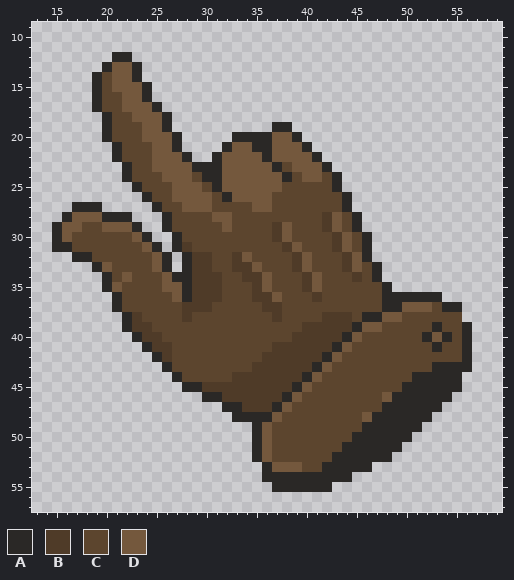
File history of a pixel-art sprite, Assets/Cursor_glove.png. Above, as it was before the edit.
Shown: x 13..59, y 9..57.
Palette (. is transparent): A #2a2826  B #4f3b28  C #5c452e  D #74583d
Pixels before, first column x 15:
12 ......AA..................................
13 .....ADDA.................................
14 ....ACDDA.................................
15 ....ACDDDA................................
16 ....ACCDDA................................
17 ....ACCDDDA...............................
18 .....ACCDDDA..............................
19 .....ACCCDDA..........AA..................
20 .....ACCCDDDA.....AAAADDA.................
21 ......ACCCDDA....ADDAADDDA................
22 ......ACCCDDDA..ADDDDADDDDA...............
23 .......ACCDDDDAAADDDDDACDDDA..............
24 .......ACCCDDDCAADDDDDDACDDCA.............
25 ........ACCCDDDCADDDDDDCCCCCA.............
26 .........ACCDDDDCADDDDCCCCCCCA............
27 ..AAA.....ACCDDDCCCCDDCCCCCCCA............
28 .ADDDAAA...ACCCCDDCCCCCCCCCBDCA...........
29 ADDCCDDDA..ACCCCCDCCCCBDCCCBDCA...........
30 ADCCCCCCDA..ACCCCCCCCCBDCCCCBDCA..........
31 AACCCCCCCDA.ABCCCCCCCCCBDCCCBDCA..........
32 ..AACCCCCCDA.ABBCCBDCCCCBDCCCBDA..........
33 ....ADCCCCDA.ABBCCBBDCCCBDCCCBDCA.........
34 .....ACDCCCDAABBBCCBBDCCCBDCCCBCA.........
35 .....ADCCCCDDABBBCCCBDCCCBDCCCCCCA........
36 ......ACCCCCDABBBCCCBBDCCCBCCCCCCAAAAAA...
37 ......ACCCCCCBBBCCCCCBBCCCCCCCCCCAADDDCAA.
38 .......ABCCCCBCCCCCCCCBCCCCBBBCAADDCCCCCC.
39 .......ABBCCCCCCCCCCCCCCCBBBBBADDCCCCCACCA
40 ........ABBCCCCCCCCCCCCCBBBBBADCCCCCCADACA
41 .........ABBCCCCCCCCCCBBBBBBADCCCCCCCCACCA
42 ..........ABCCCCCCCCCBBBBBBADCCCCCCCCCCCCA
43 ...........ACCCCCCCCBBBBBBADCCCCCCCCCCAAAA
44 ............ACCCCCBBBBBBBADCCCCCCCCCAAAAA.
45 .............AABBBBBBBBBADCCCCCCCCCAAAAAA.
46 ...............AABBBBBBADCCCCCCCCDAAAAAA..
47 .................AABBBADCCCCCCCCCAAAAAA...
48 ..................AAAADCCCCCCCCDAAAAAA....
49 ....................ADCCCCCCCCCAAAAAA.....
50 ....................ADCCCCCCCCAAAAAA......
51 ....................ADCCCCCCCAAAAAA.......
52 ....................ADCCCCCCAAAAAA........
53 .....................ADDDCCAAAAA..........
54 .....................AAAAAAAAA............
55 ......................AAAAAA..............
After the commit:
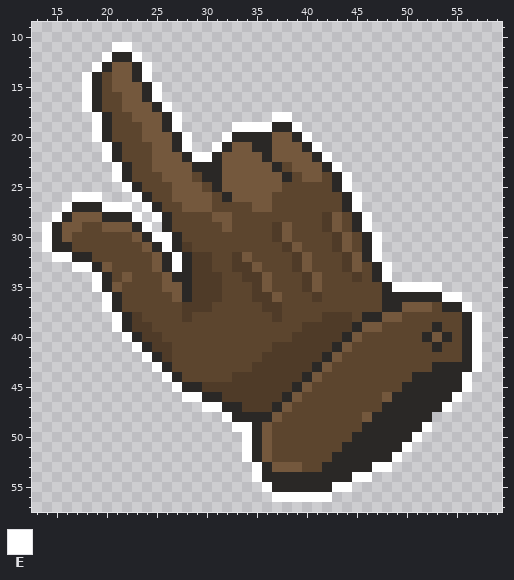
Colours new in this view: E #ffffff
From old to new:
file 64x64 -> 256x256 pixels (blocks of 1x1 -> 4x4; one block is one cell here)
There is now colour A in row 38 at x 56.
There is now colour E in row 11 at x 21 to 22; in row 12 at x 20 and 23; in row 13 at x 19 and 24; in row 14 at x 18 and 24; in rows 15 to 16 at x 18 and 25; in row 17 at x 18 and 26.
There is now colour E in row 18 at x 19, 27 and 37 to 38; in row 19 at x 19, 27, 33 to 36 and 39; in row 20 at x 19, 28, 32 and 40; in row 21 at x 20, 28, 31 and 41; in row 22 at x 20, 29 to 30 and 42; in row 23 at x 21 and 43.
There is now colour E in row 24 at x 21 and 44; in row 25 at x 22 and 44; in row 26 at x 17 to 19, 23 and 45; in row 27 at x 16, 20 to 22, 24 and 45; in row 28 at x 15, 23, 25 and 46; in row 29 at x 14, 24 and 46.
There is now colour E in row 30 at x 14, 25 to 26 and 47; in row 31 at x 14, 26 and 47; in row 32 at x 15 to 16, 27 and 47; in row 33 at x 17 to 18, 27 and 48; in row 34 at x 19 and 48; in row 35 at x 19 and 49 to 53.
There is now colour E in row 36 at x 20 and 54 to 55; in row 37 at x 20 and 56; in rows 38 to 39 at x 21 and 57; in row 40 at x 22 and 57; in row 41 at x 23 and 57; in row 42 at x 24 and 57.
There is now colour E in row 43 at x 25 and 57; in row 44 at x 26 and 56; in row 45 at x 27 and 56; in row 46 at x 28 to 29 and 55; in row 47 at x 30 to 31 and 54; in row 48 at x 32.
There is now colour E in row 49 at x 33 to 34 and 52; in row 50 at x 34 and 51; in row 51 at x 34 and 50; in row 52 at x 34 and 49; in row 53 at x 35 and 47 to 48; in row 54 at x 35 and 45 to 46.
There is now colour E in row 55 at x 36 and 43 to 44; in row 56 at x 37 to 42.
Boxes around the changes in both pictures, in picture pixels (x1, y1, x2, y2):
added: (42, 42, 482, 502)
